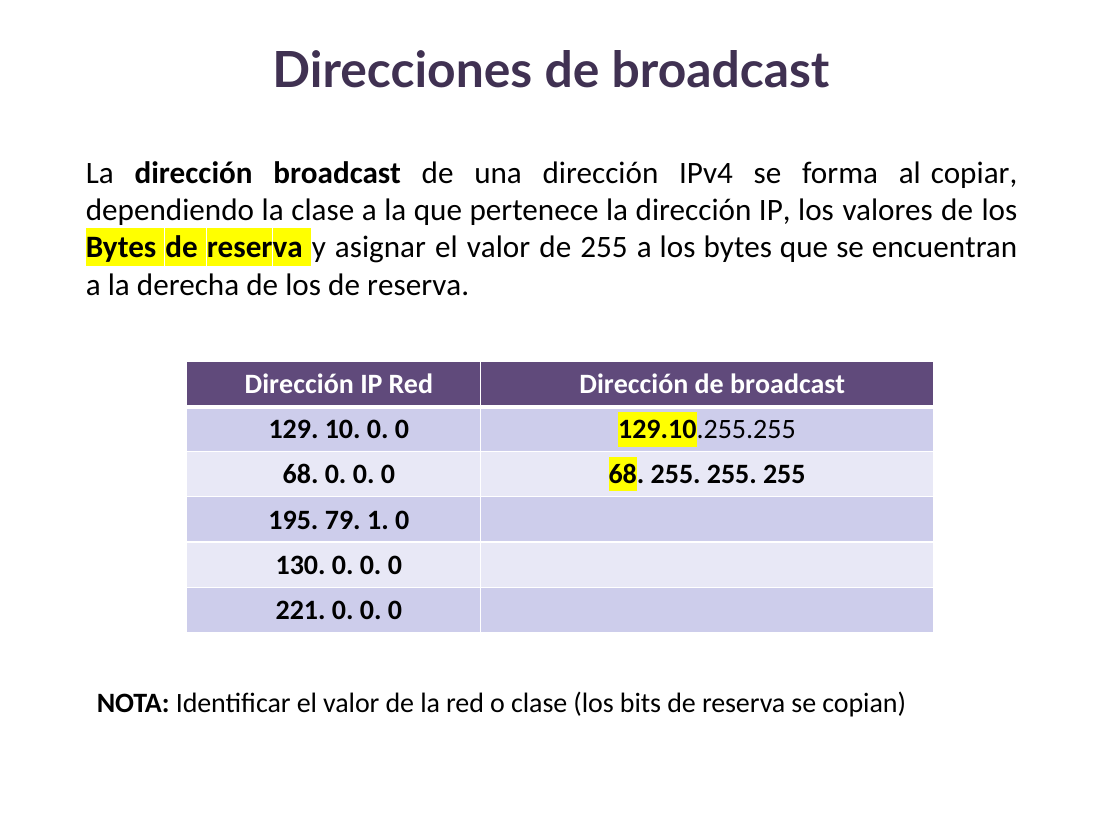
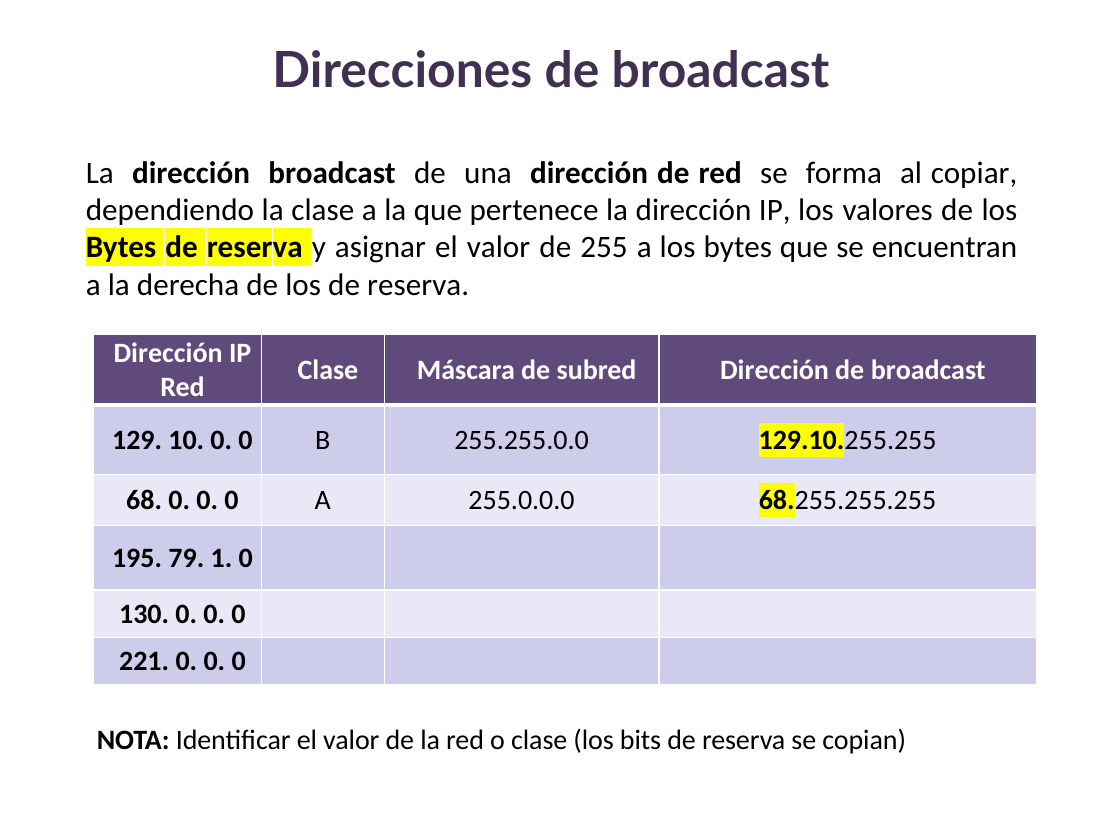
Before and after one commit to lizetheP/Seguridad, a slide deck: slide 9 of Calendario2024/Presentaciones/2_DireccionamientoIPv4.pptx. Drawn at 1120x840 pixels with LibreOffice and Linux fonts; fonts in the diff are those of the drawing. Boxes give left, top, right and bottom in pixels: in the first picture for what was removed or moved away, otherwise in the second. Text is boxed around its words. In the diff, an @@ line names an element or a change of style, - is before the commit and + after.

```diff
--- a/Calendario2024/Presentaciones/2_DireccionamientoIPv4.pptx
+++ b/Calendario2024/Presentaciones/2_DireccionamientoIPv4.pptx
@@ text at (86, 161, 1018, 296): text changed @@
-La dirección broadcast de una dirección IPv4 se forma al copiar, dependiendo la clase a la que pertenece la dirección IP, los valores de los Bytes de reserva y asignar el valor de 255 a los bytes que se encuentran a la derecha de los de reserva.
+La dirección broadcast de una dirección de red se forma al copiar, dependiendo la clase a la que pertenece la dirección IP, los valores de los Bytes de reserva y asignar el valor de 255 a los bytes que se encuentran a la derecha de los de reserva.
@@ table at (93, 335, 1036, 684) @@
-column 2: Dirección de broadcast | 129.10.255.255 | 68. 255. 255. 255 |  |  | 
+column 2: Clase | B | A |  |  | 
+column 3: Máscara de subred | 255.255.0.0 | 255.0.0.0 |  |  | 
+column 4: Dirección de broadcast | 129.10.255.255 | 68.255.255.255 |  |  | 
@@ table: place and size @@
-table at (187, 361, 934, 633)
+table at (93, 335, 1036, 684)
@@ text "NOTA: Identificar el valor de ...": place and size @@
-text "NOTA: Identificar el valor de ..." at (97, 691, 906, 717)
+text "NOTA: Identificar el valor de ..." at (97, 728, 906, 754)
```
Also in this commit, not shown: 1 other slide changed, 17 other files.
